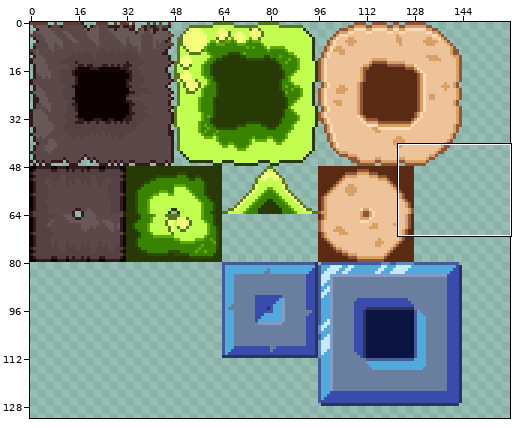
A sprite sheet gets an edit: gmtk2024/assets/environment/humanground.png. The first picture is a wide view before the edit; the outline marks the close-up.
Close-up. Old version:
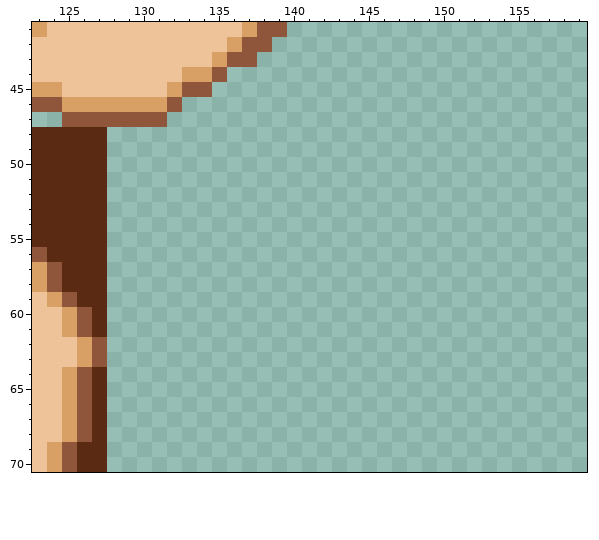
The file is 160x160 pixels. Shown: x 123..159, y 41..70. The wide view leaves out empty margins.
Once edited:
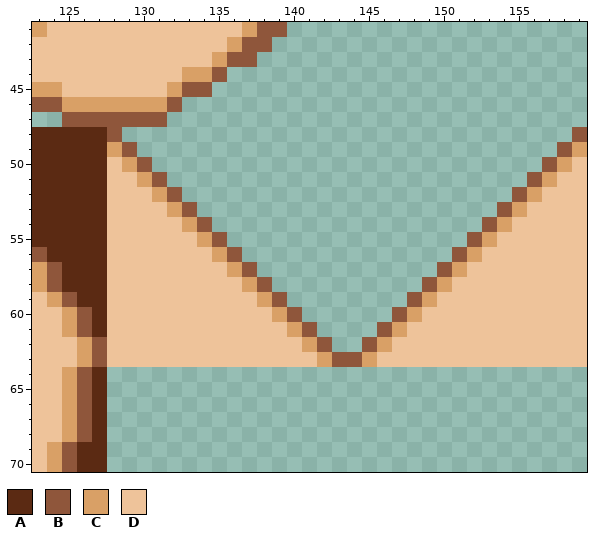
Palette (. is transparent): A #5b2a13  B #8f563b  C #d9a066  D #eec39a
Author's note on the commit: human level
Change:
{"y":48,"x":128,"old":".","new":"B"}
{"y":48,"x":159,"old":".","new":"B"}
{"y":49,"x":128,"old":"..","new":"CB"}
{"y":49,"x":158,"old":"..","new":"BC"}
{"y":50,"x":128,"old":"...","new":"DCB"}
{"y":50,"x":157,"old":"...","new":"BCD"}
{"y":51,"x":128,"old":"....","new":"DDCB"}
{"y":51,"x":156,"old":"....","new":"BCDD"}
{"y":52,"x":128,"old":".....","new":"DDDCB"}
{"y":52,"x":155,"old":".....","new":"BCDDD"}
{"y":53,"x":128,"old":"......","new":"DDDDCB"}
{"y":53,"x":154,"old":"......","new":"BCDDDD"}
{"y":54,"x":128,"old":".......","new":"DDDDDCB"}
{"y":54,"x":153,"old":".......","new":"BCDDDDD"}
{"y":55,"x":128,"old":"........","new":"DDDDDDCB"}
{"y":55,"x":152,"old":"........","new":"BCDDDDDD"}
{"y":56,"x":128,"old":".........","new":"DDDDDDDCB"}
{"y":56,"x":151,"old":".........","new":"BCDDDDDDD"}
{"y":57,"x":128,"old":"..........","new":"DDDDDDDDCB"}
{"y":57,"x":150,"old":"..........","new":"BCDDDDDDDD"}
{"y":58,"x":128,"old":"...........","new":"DDDDDDDDDCB"}
{"y":58,"x":149,"old":"...........","new":"BCDDDDDDDDD"}
{"y":59,"x":128,"old":"............","new":"DDDDDDDDDDCB"}
{"y":59,"x":148,"old":"............","new":"BCDDDDDDDDDD"}
{"y":60,"x":128,"old":".............","new":"DDDDDDDDDDDCB"}
{"y":60,"x":147,"old":".............","new":"BCDDDDDDDDDDD"}
{"y":61,"x":128,"old":"..............","new":"DDDDDDDDDDDDCB"}
{"y":61,"x":146,"old":"..............","new":"BCDDDDDDDDDDDD"}
{"y":62,"x":128,"old":"...............","new":"DDDDDDDDDDDDDCB"}
{"y":62,"x":145,"old":"...............","new":"BCDDDDDDDDDDDDD"}
{"y":63,"x":128,"old":"................................","new":"DDDDDDDDDDDDDDCBBCDDDDDDDDDDDDDD"}
{"label":"added","picture_box":[107,127,587,367]}
